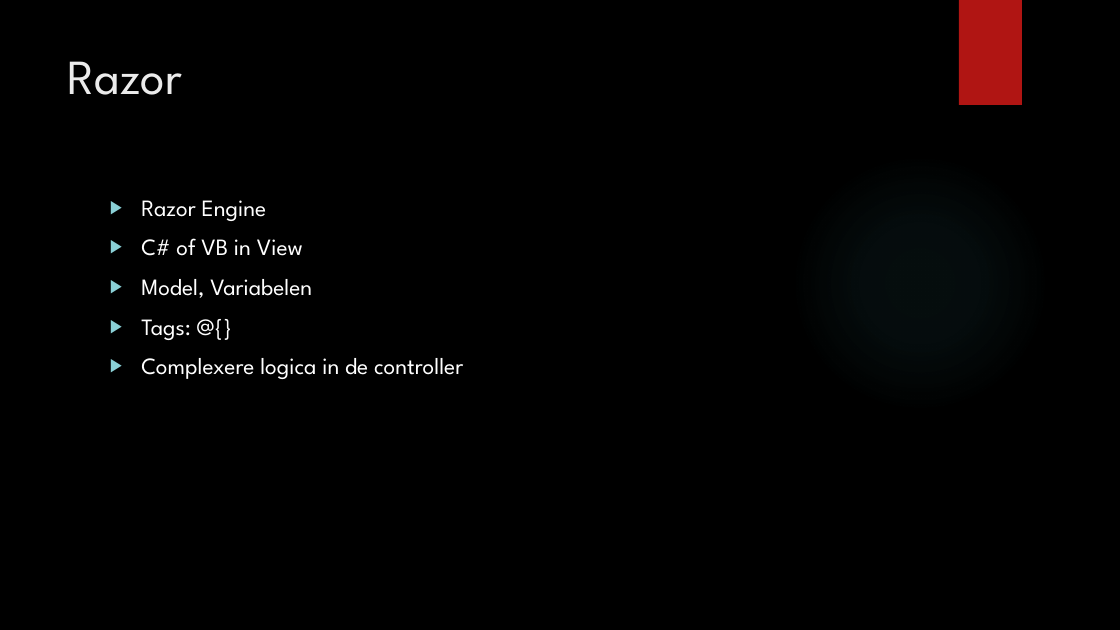
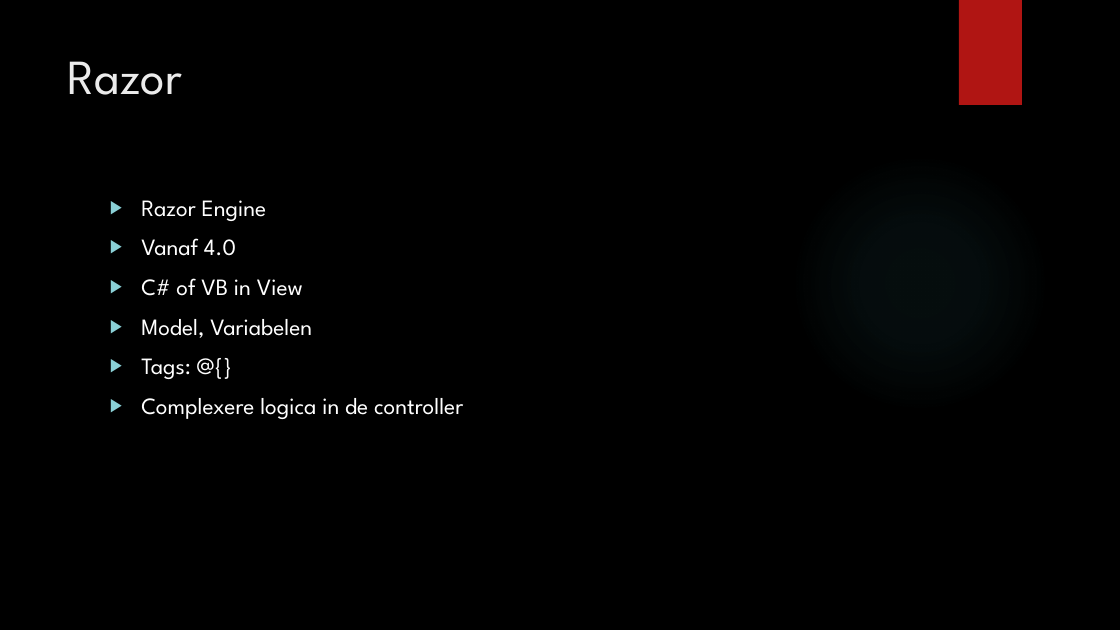
Before and after one commit to Object-Pascal/ASP-Les, a slide deck: slide 16 of Wel_Les_ASP.NET_MVC_Presentatie.pptx. Drawn at 1120x630 pixels with LibreOffice and Linux fonts; fonts in the diff are those of the drawing; background and template pictures are left out. Boxes give left, top, right and bottom in pixels: in the first picture for what was removed or moved away, otherwise in the second. Text is boxed around its words. In the diff, an @@ line names an element or a change of style, - is before the commit and + after.

```diff
--- a/Wel_Les_ASP.NET_MVC_Presentatie.pptx
+++ b/Wel_Les_ASP.NET_MVC_Presentatie.pptx
@@ text at [141,238,236,256]: paragraph added @@
+▶ Vanaf 4.0
```
Also in this commit, not shown: 5 other slides changed, 8 other files.
